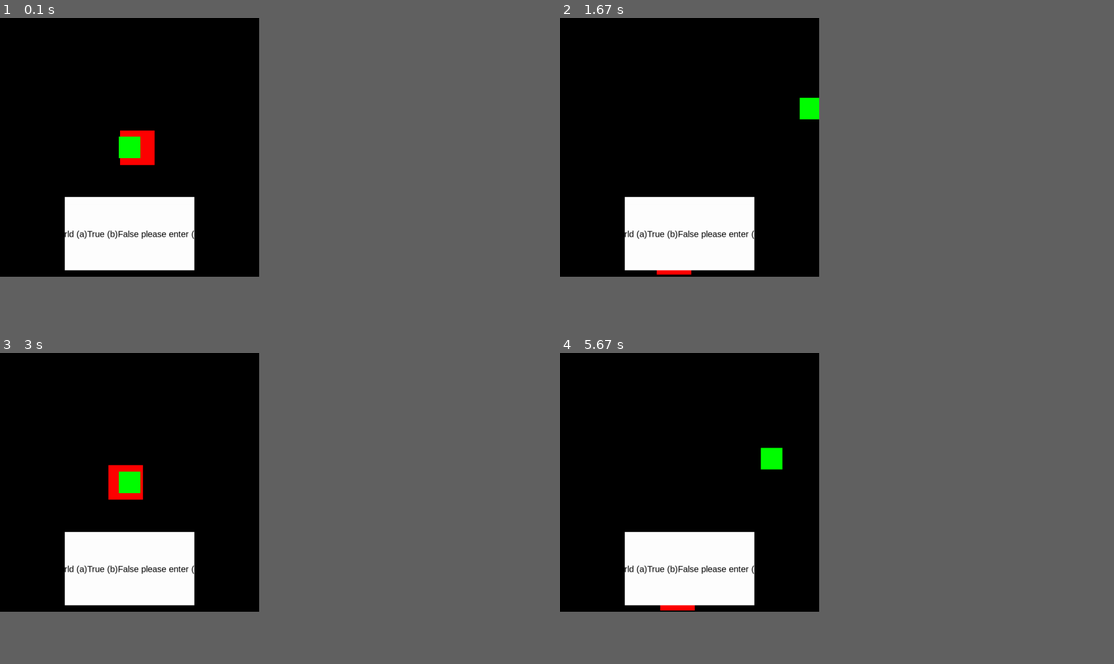
Above: before the commit, frames 1-4 (two rows, left to right).
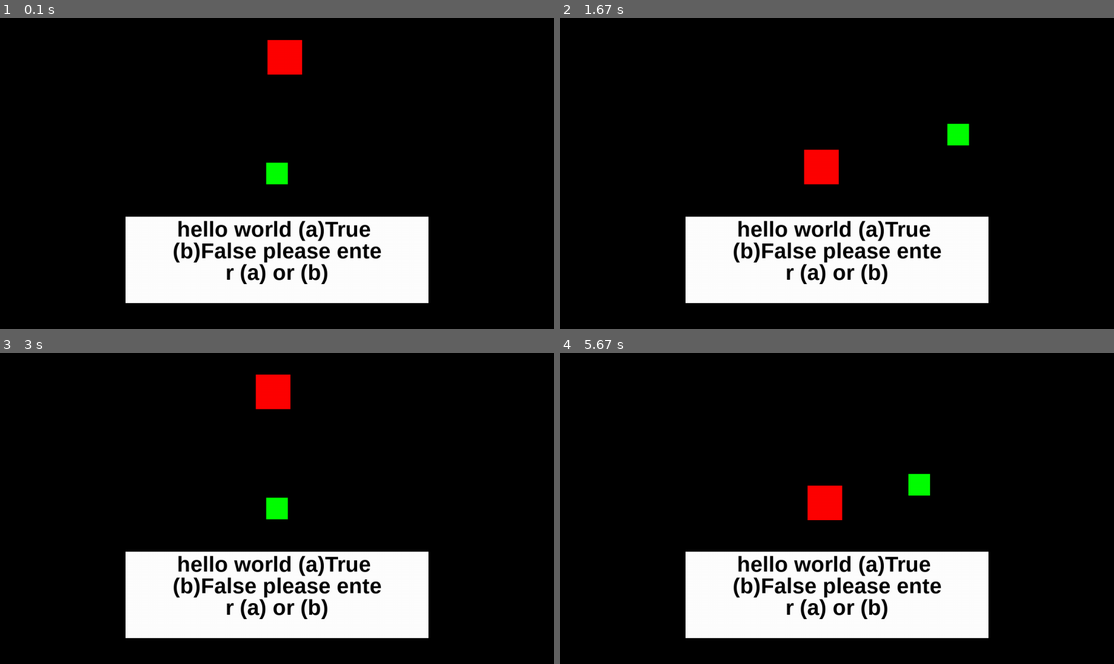
Above: after the commit, the same moments.

Repository: hsiang086/crc-static-exhibition
Game: pygame game, started from main/third_scene.py
The game is run twice, just before and just after one commit, with the same random seed, the same clock (stepped at 60 frames per second) and the same inputs.
Inputs:
- Up to frame 1 (0.1 s): no input
- Up to frame 2 (1.67 s): hold Right 0.33-0.8 s; hold Up 0.83-1.13 s; hold Right 1.17-1.63 s
- Up to frame 3 (3 s): hold Left 1.67-2.2 s; hold Down 2.23-2.53 s; hold Left 2.57-2.97 s
- Up to frame 4 (5.67 s): hold Up 3-3.37 s; hold Right 3.4-4.03 s; hold Down 4.07-4.43 s; hold Left 4.47-4.93 s; hold Right 4.97-5.43 s; hold Up from 5.47 s (still down)
In our replay, the window is 421x421 before the commit and 900x506 after it. These sizes can differ from the game's own. Grey fills any space a smaller window leaves; there, only what the larger window draws over its background counts as a difference.

The runs differ from the first frame. In frame 1, 17% of the frame differs, in the area x 11-78%, y 6-92%; in frame 2, 17%; in frame 3, 17%; in frame 4, 17%.

Commit message:
add `questions.yml`, update `third_scene.py`

Diff:
--- /dev/null
+++ b/main/data/questions.yml
@@ -0,0 +1,90 @@
+questions:
+  - hello world (a)True (b)False please enter (a) or (b)
+  - q2
+  - q3
+  - q4
+  - q5
+
+answers:
+  -
+    - a11
+    - a12
+    - a13
+    - a14
+  -
+    - a21
+    - a22
+    - a23
+    - a24
+  -
+    - a31
+    - a32
+    - a33
+    - a34
+  -
+    - a41
+    - a42
+    - a43
+    - a44
+  -
+    - a51
+    - a52
+    - a53
+    - a54
+
+answer:
+  - 1
+  - 1
+  - 1
+  - 1
+  - 1
+
+
+# {
+#     "questions": [
+#         "hello world (a)True (b)False please enter (a) or (b)",
+#         "q2",
+#         "q3",
+#         "q4",
+#         "q5"
+#     ],
+#     "answers": [
+#         [
+#             "a11",
+#             "a12",
+#             "a13",
+#             "a14"
+#         ],
+#         [
+#             "a21",
+#             "a22",
+#             "a23",
+#             "a24"
+#         ],
+#         [
+#             "a31",
+#             "a32",
+#             "a33",
+#             "a34"
+#         ],
+#         [
+#             "a41",
+#             "a42",
+#             "a43",
+#             "a44"
+#         ],
+#         [
+#             "a51",
+#             "a52",
+#             "a53",
+#             "a54"
+#         ]
+#     ],
+#     "answer": [
+#         0,
+#         0,
+#         0,
+#         0,
+#         0
+#     ]
+# }
--- a/main/third_scene.py
+++ b/main/third_scene.py
@@ -1,8 +1,9 @@
 import pygame
 import os
 import random
-from math import sin, cos, pi, sqrt, pow
-
+from math import sin, cos, pi, sqrt, pow, ceil
+
+import yaml
 
 def init():
     global FPS
@@ -10,13 +11,17 @@
     global clock
     global screen
     global x_center, y_center
+
+    global question_background
     global third_scenes
     global aim
+
+    global text_size
     global font
-    global questions
-
-
-    RES = WIDTH, HEIGHT = 600, 600
+
+
+
+    RES = WIDTH, HEIGHT = 1280, 720
     FPS = 60
     x_center, y_center = WIDTH / 2, HEIGHT / 2
 
@@ -25,16 +30,14 @@
     pygame.display.set_caption("third")
     screen = pygame.display.set_mode(RES)
     clock = pygame.time.Clock()
-    font = pygame.font.SysFont('Arial',20,bold = False)
-
-    # questions
-    questions = []
-    questions.append("hello world (a)True (b)False please enter (a) or (b)")
+    text_size = 50
+    font = pygame.font.SysFont('Arial', text_size, bold=True)
 
 
     third_scenes = pygame.sprite.Group()
     aim = Aim()
-    third_scenes.add(Balloon(), aim, QuestionBackground())
+    question_background = QuestionBackground()
+    third_scenes.add(Balloon(), aim, question_background)
 
 class Aim(pygame.sprite.Sprite):
     def __init__(self):
@@ -71,7 +74,7 @@
         self.circle_speed = 2
         self.r = 130
         self.rect.centerx = x_center
-        self.rect.centery = y_center
+        self.rect.centery = HEIGHT / 8
         self.circle_centerx = self.rect.centerx
         self.circle_centery = self.rect.centery + self.r
         self.check = True
@@ -142,8 +145,6 @@
                         self.image.fill("blue")
                     else:
                         self.image.fill("pink")
-
-
 
         if self.check:
             rand_num = random.randint(0,1)
@@ -171,22 +172,29 @@
 class QuestionBackground(pygame.sprite.Sprite):
     def __init__(self):
         super().__init__()
-        self.image = pygame.Surface((300,170))
+        self.image = pygame.Surface((700,200))
         self.image.fill("white")
         self.rect = self.image.get_rect()
         self.rect.centerx = x_center
         self.rect.centery = y_center + 200
 
-    def text_display(self, char, x, y):
-        text = font.render(str(char), True,"black")
-        text_rect = text.get_rect(center=(x, y))
-        screen.blit(text, text_rect)
-
-    def update(self):
-        self.text_display(questions[0],self.rect.center[0],self.rect.center[1])
-
+class Question():
+    def __init__(self, question_index: int, amount_per_line: int):
+        with open('data/questions.yml', 'r') as file:
+            questions = yaml.load(file, Loader=yaml.CLoader)
+        question = questions['questions'][question_index]
+        self.text_list = [question[amount_per_line * i:amount_per_line * (i + 1)] for i in range(ceil(len(question) / amount_per_line))]
+        self.anwsers = questions['answers'][question_index]
+        self.anwser = questions['answer'][question_index]
+
+    def display(self):
+        for i, char in enumerate(self.text_list):
+            text = font.render(str(char), True, "black")
+            text_rect = text.get_rect(midtop=(question_background.rect.centerx, question_background.rect.top + (text_size * i)))
+            screen.blit(text, text_rect)
 
 init()
+q1 = Question(0, 20)
 
 while True:
     screen.fill("black")
@@ -197,5 +205,6 @@
         if event.type == pygame.QUIT:
             os._exit(True)
 
+    q1.display()
     third_scenes.update()
     pygame.display.update()
